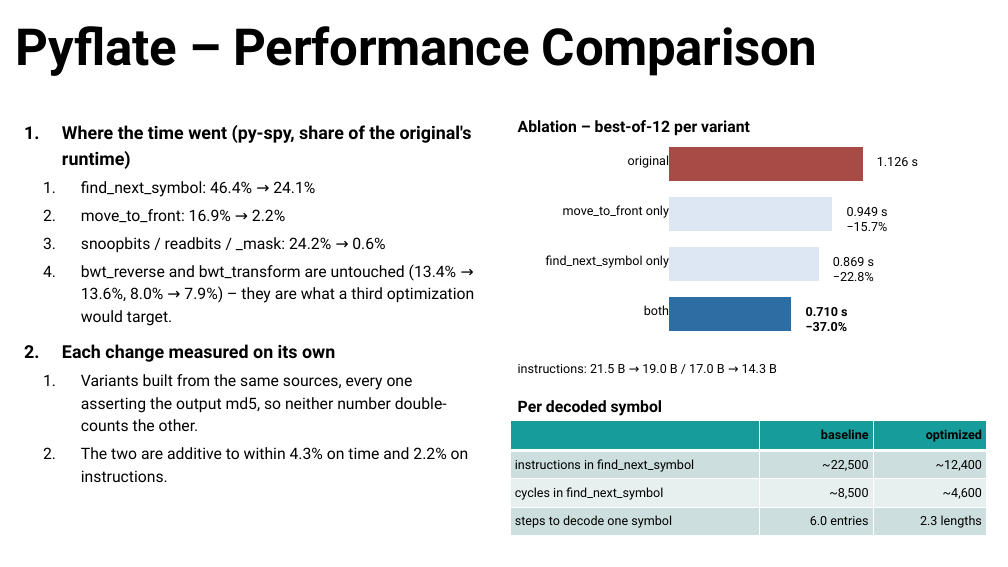
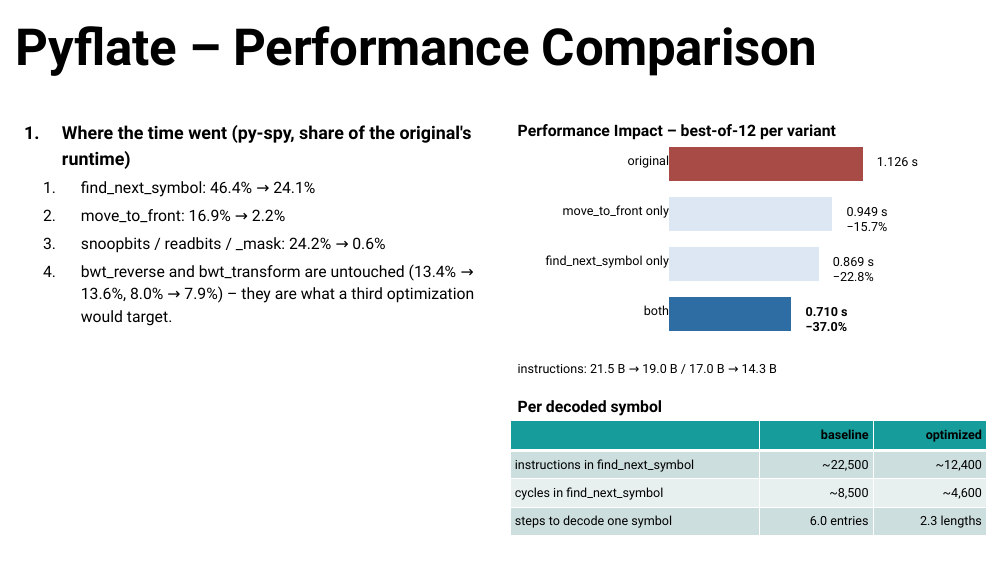
Before and after one commit to oridaniel09/nnproject, a slide deck: slide 30 of FinalPresentation.pptx. Drawn at 1008x567 pixels with LibreOffice and Linux fonts; fonts in the diff are those of the drawing. Boxes give left, top, right and bottom in pixels: in the first picture for what was removed or moved away, otherwise in the second. Text is boxed around its words. In the diff, an @@ line names an element or a change of style, - is before the commit and + after.

Commit message:
add pyflate hardware proposal text

```diff
--- a/FinalPresentation.pptx
+++ b/FinalPresentation.pptx
@@ text at [518, 124, 836, 140]: text changed @@
-Ablation – best-of-12 per variant
+Performance Impact – best-of-12 per variant
@@ text at [62, 344, 469, 482]: paragraphs removed @@
-2. Each change measured on its own
-  1. Variants built from the same sources, every one asserting the output md5, so neither number double-counts the other.
-  2. The two are additive to within 4.3% on time and 2.2% on instructions.
```
Also in this commit, not shown: 4 other slides changed, 1 slide added, 2 other files.
